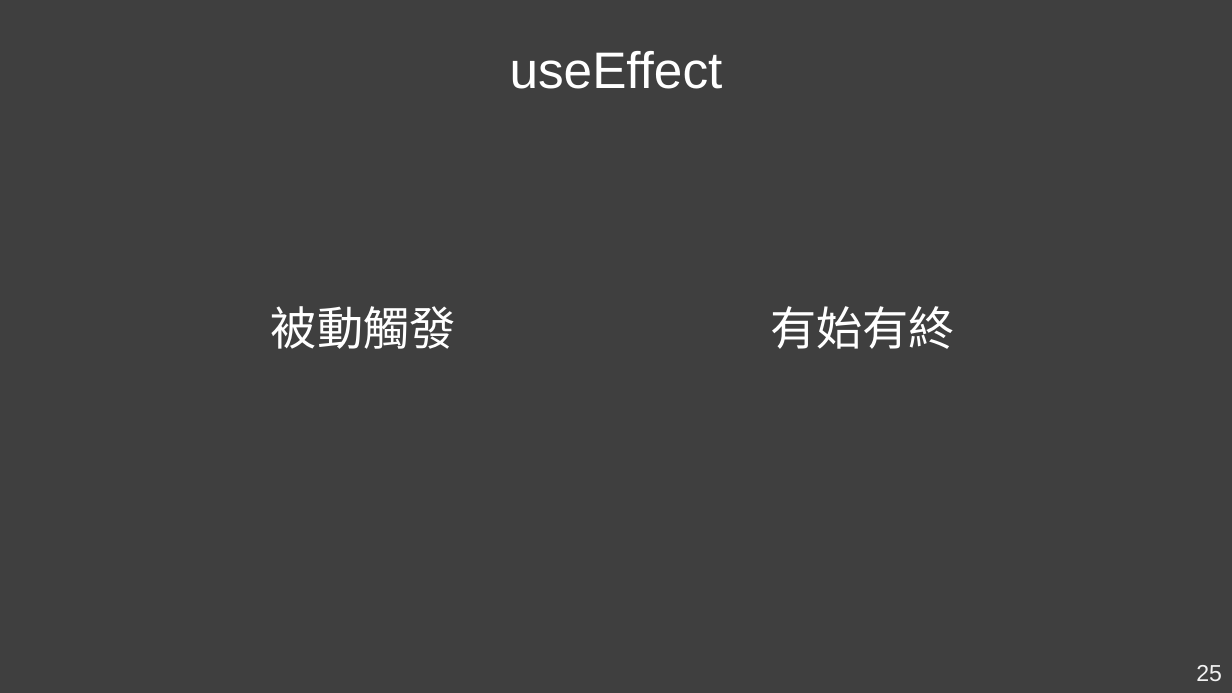
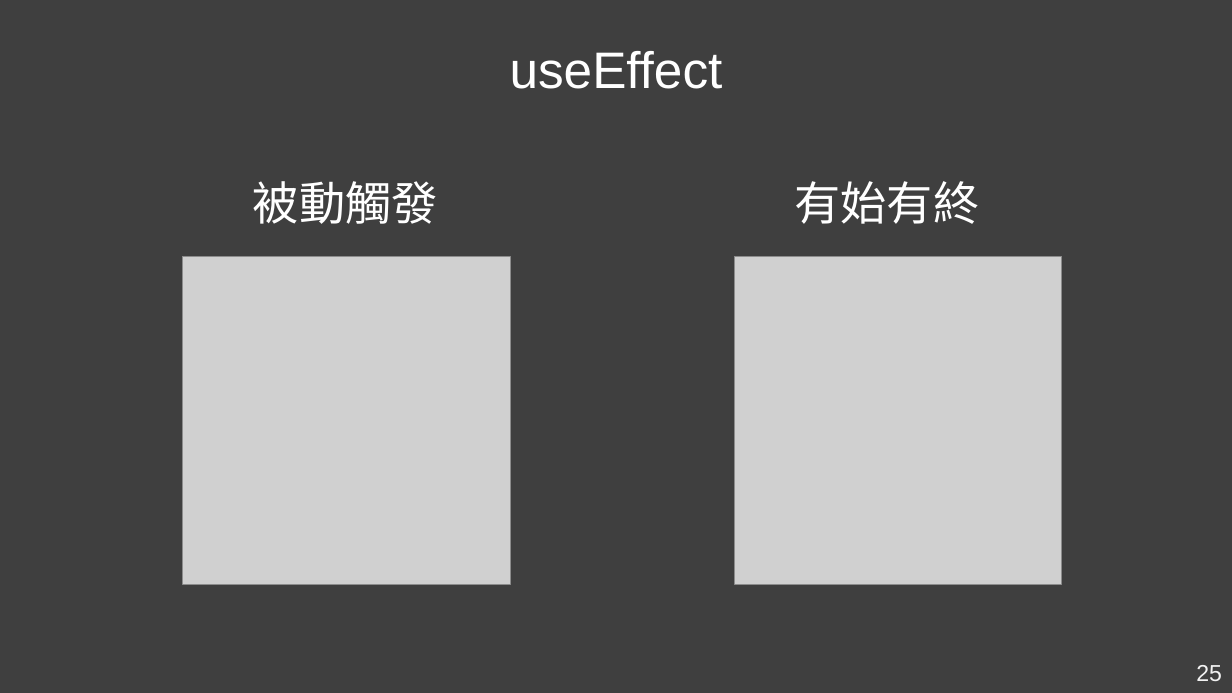
Before and after one commit to Kader-coder/React-Hooks, a slide deck: slide 25 of PPT/React Hooks &.pptx. Drawn at 1232x693 pixels with LibreOffice and Linux fonts; fonts in the diff are those of the drawing; grey boxes stand for pictures. Boxes give left, top, right and bottom in pixels: in the first picture for what was removed or moved away, otherwise in the second. Text is boxed around its words. In the diff, an @@ line names an element or a change of style, - is before the commit and + after.

```diff
--- a/PPT/React Hooks &.pptx
+++ b/PPT/React Hooks &.pptx
@@ text "被動觸發": place and size @@
-text "被動觸發" at (271,306,456,349)
+text "被動觸發" at (253,181,438,224)
@@ text "有始有終": place and size @@
-text "有始有終" at (770,306,955,349)
+text "有始有終" at (794,181,979,224)
@@ picture added at (183,257,510,584) @@
@@ picture added at (735,257,1062,584) @@
```
Also in this commit, not shown: 7 other slides changed, 6 slides added, 1 slide removed.
